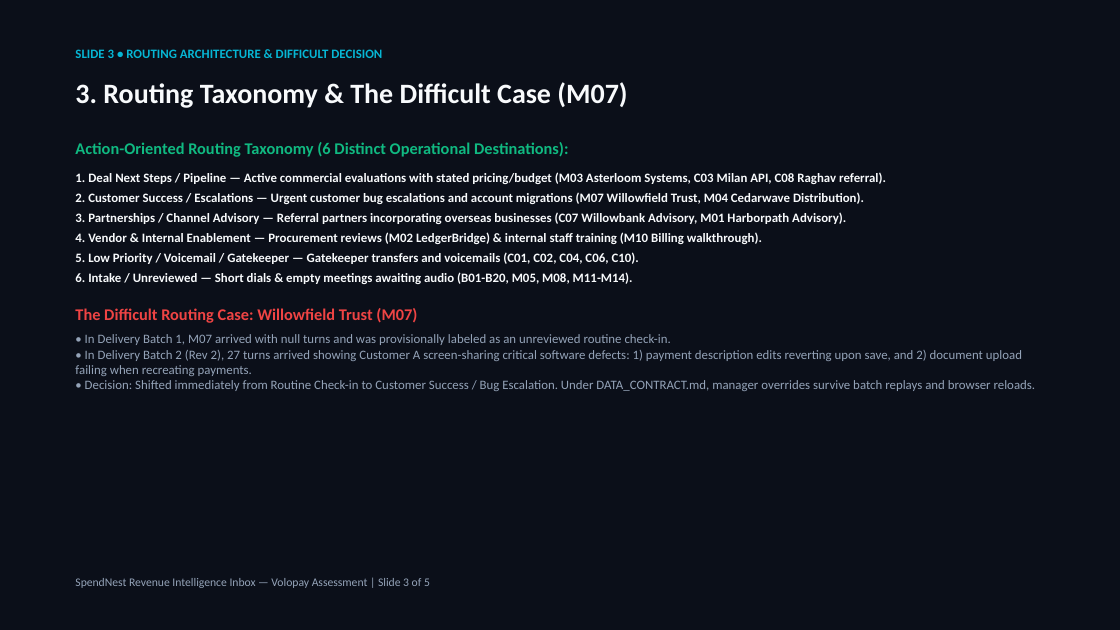
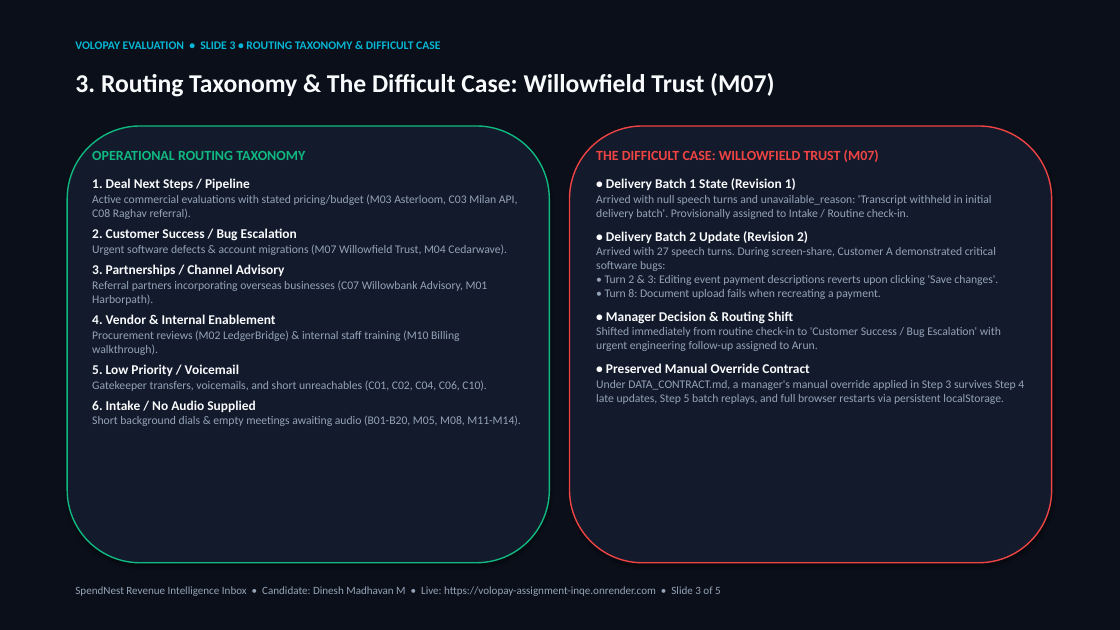
Before and after one commit to DineshMadhavanM/VOLOPAY_ASSIGNMENT, a slide deck: slide 3 of revenue-inbox/slides/presentation.pptx. Drawn at 1120x630 pixels with LibreOffice and Linux fonts; fonts in the diff are those of the drawing. Boxes give left, top, right and bottom in pixels: in the first picture for what was removed or moved away, otherwise in the second. Text is boxed around its words. In the diff, an @@ line names an element or a change of style, - is before the commit and + after.

Commit message:
feat: enhance 5-slide deck with executive card containers, candidate branding, and live Render URL

```diff
--- a/revenue-inbox/slides/presentation.pptx
+++ b/revenue-inbox/slides/presentation.pptx
@@ text at [75, 41, 440, 49]: text changed; size 11 to 10 pt @@
-SLIDE 3 • ROUTING ARCHITECTURE & DIFFICULT DECISION
+VOLOPAY EVALUATION • SLIDE 3 • ROUTING TAXONOMY & DIFFICULT CASE
@@ text at [75, 73, 774, 97]: text changed; size 24 to 22 pt @@
-3. Routing Taxonomy & The Difficult Case (M07)
+3. Routing Taxonomy & The Difficult Case: Willowfield Trust (M07)
@@ rounded rectangle added at [67, 126, 549, 563], fill #131A2B, outline #10B981 1.2 pt @@
@@ rounded rectangle added at [570, 126, 1052, 563], fill #131A2B, outline #EF4444 1.2 pt @@
@@ text at [92, 151, 520, 426]: text changed; size 11 to 10 pt; text colour #F8FAFC to #94A3B8; bold off @@
-Action-Oriented Routing Taxonomy (6 Distinct Operational Destinations):
-1. Deal Next Steps / Pipeline — Active commercial evaluations with stated pricing/budget (M03 Asterloom Systems, C03 Milan API, C08 Raghav referral).
-2. Customer Success / Escalations — Urgent customer bug escalations and account migrations (M07 Willowfield Trust, M04 Cedarwave Distribution).
-3. Partnerships / Channel Advisory — Referral partners incorporating overseas businesses (C07 Willowbank Advisory, M01 Harborpath Advisory).
-4. Vendor & Internal Enablement — Procurement reviews (M02 LedgerBridge) & internal staff training (M10 Billing walkthrough).
-5. Low Priority / Voicemail / Gatekeeper — Gatekeeper transfers and voicemails (C01, C02, C04, C06, C10).
-6. Intake / Unreviewed — Short dials & empty meetings awaiting audio (B01-B20, M05, M08, M11-M14).
-The Difficult Routing Case: Willowfield Trust (M07)
-• In Delivery Batch 1, M07 arrived with null turns and was provisionally labeled as an unreviewed routine check-in.
-• In Delivery Batch 2 (Rev 2), 27 turns arrived showing Customer A screen-sharing critical software defects: 1) payment description edits reverting upon save, and 2) document upload failing when recreating payments.
-• Decision: Shifted immediately from Routine Check-in to Customer Success / Bug Escalation. Under DATA_CONTRACT.md, manager overrides survive batch replays and browser reloads.
+OPERATIONAL ROUTING TAXONOMY
+1. Deal Next Steps / Pipeline
+Active commercial evaluations with stated pricing/budget (M03 Asterloom, C03 Milan API, C08 Raghav referral).
+2. Customer Success / Bug Escalation
+Urgent software defects & account migrations (M07 Willowfield Trust, M04 Cedarwave).
+3. Partnerships / Channel Advisory
+Referral partners incorporating overseas businesses (C07 Willowbank Advisory, M01 Harborpath).
+4. Vendor & Internal Enablement
+Procurement reviews (M02 LedgerBridge) & internal staff training (M10 Billing walkthrough).
+5. Low Priority / Voicemail
+Gatekeeper transfers, voicemails, and short unreachables (C01, C02, C04, C06, C10).
+6. Intake / No Audio Supplied
+Short background dials & empty meetings awaiting audio (B01-B20, M05, M08, M11-M14).
@@ text added at [596, 150, 1024, 404], 10 pt, text #94A3B8 @@
+THE DIFFICULT CASE: WILLOWFIELD TRUST (M07)
+• Delivery Batch 1 State (Revision 1)
+Arrived with null speech turns and unavailable_reason: 'Transcript withheld in initial delivery batch'. Provisionally assigned to Intake / Routine check-in.
+• Delivery Batch 2 Update (Revision 2)
+Arrived with 27 speech turns. During screen-share, Customer A demonstrated critical software bugs:
+• Turn 2 & 3: Editing event payment descriptions reverts upon clicking 'Save changes'.
+• Turn 8: Document upload fails when recreating a payment.
+• Manager Decision & Routing Shift
+Shifted immediately from routine check-in to 'Customer Success / Bug Escalation' with urgent engineering follow-up assigned to Arun.
+• Preserved Manual Override Contract
+Under DATA_CONTRACT.md, a manager's manual override applied in Step 3 survives Step 4 late updates, Step 5 batch replays, and full browser restarts via persistent localStorage.
@@ text at [75, 586, 721, 596]: text changed; size 10 to 9.5 pt @@
-SpendNest Revenue Intelligence Inbox — Volopay Assessment | Slide 3 of 5
+SpendNest Revenue Intelligence Inbox • Candidate: Dinesh Madhavan M • Live: https://volopay-assignment-inqe.onrender.com • Slide 3 of 5
```
Also in this commit, not shown: 4 other slides changed, 2 other files.
